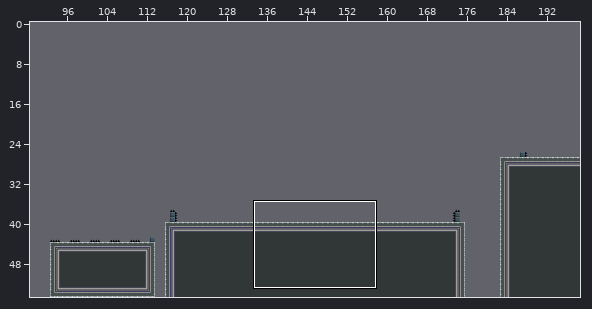
An edit to a level. Tiled map, android/assets/levels/level7.tmx. Above: a wide view before the commit, with the close-up outlined.
Close-up. The starting point:
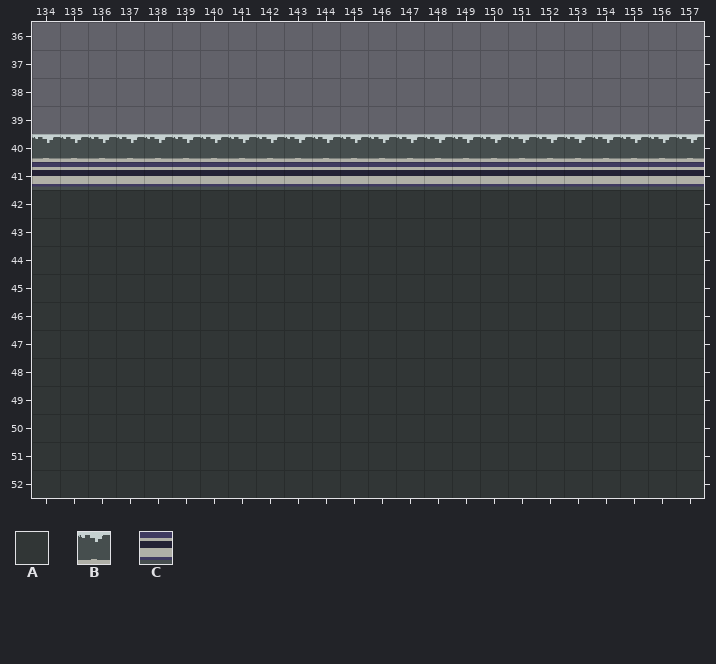
Cells are 32x32 px. Shown: x 134..157, y 36..52. The commit also changed other parts of the map, which this record leaves out.
Key: from "tileset-new": A 16, B 46, C 51.
_ is an empty cell.
Layers that did not change in this view are not listed.
Layer "Platform" before, first column x 134:
36 ________________________
37 ________________________
38 ________________________
39 ________________________
40 BBBBBBBBBBBBBBBBBBBBBBBB
41 CCCCCCCCCCCCCCCCCCCCCCCC
42 AAAAAAAAAAAAAAAAAAAAAAAA
43 AAAAAAAAAAAAAAAAAAAAAAAA
44 AAAAAAAAAAAAAAAAAAAAAAAA
45 AAAAAAAAAAAAAAAAAAAAAAAA
46 AAAAAAAAAAAAAAAAAAAAAAAA
47 AAAAAAAAAAAAAAAAAAAAAAAA
48 AAAAAAAAAAAAAAAAAAAAAAAA
49 AAAAAAAAAAAAAAAAAAAAAAAA
50 AAAAAAAAAAAAAAAAAAAAAAAA
51 AAAAAAAAAAAAAAAAAAAAAAAA
52 AAAAAAAAAAAAAAAAAAAAAAAA
And afterwards:
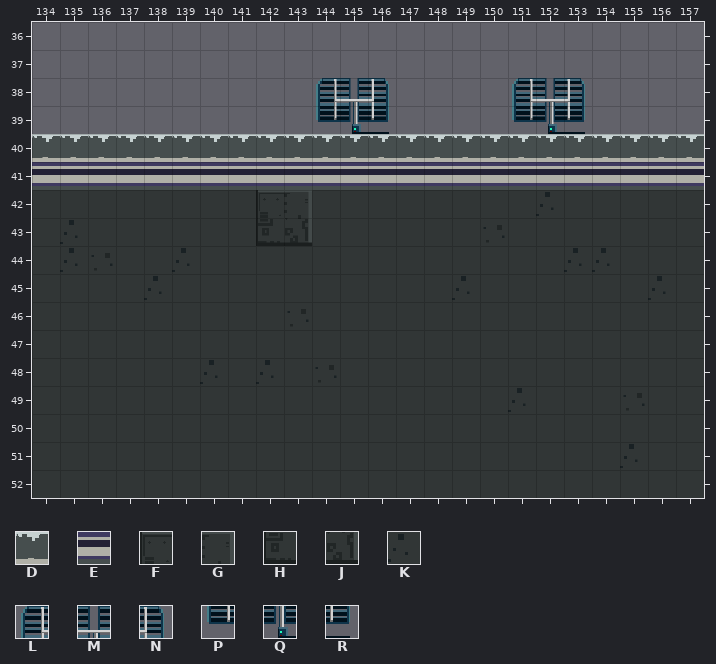
Further tiles: from "tileset": D 49, E 54, F 88, G 89, H 104, J 105, K 119, L 195, M 196, N 197, P 211, Q 212, R 213.
Change:
Layer "Platform":
y 38: x 144..146 ___ -> LMN; x 151..153 ___ -> LMN
y 39: x 144..146 ___ -> PQR; x 151..153 ___ -> PQR
y 40: x 134..157 BBBBBBBBBBBBBBBBBBBBBBBB -> DDDDDDDDDDDDDDDDDDDDDDDD
y 41: x 134..157 CCCCCCCCCCCCCCCCCCCCCCCC -> EEEEEEEEEEEEEEEEEEEEEEEE
y 42: x 142..143 AA -> FG; x 152 A -> K
y 43: x 135 A -> K; x 142..143 AA -> HJ
y 44: x 135 A -> K; x 139 A -> K; x 153..154 AA -> KK
y 45: x 138 A -> K; x 149 A -> K; x 156 A -> K
y 48: x 140 A -> K; x 142 A -> K
y 49: x 151 A -> K
y 51: x 155 A -> K
